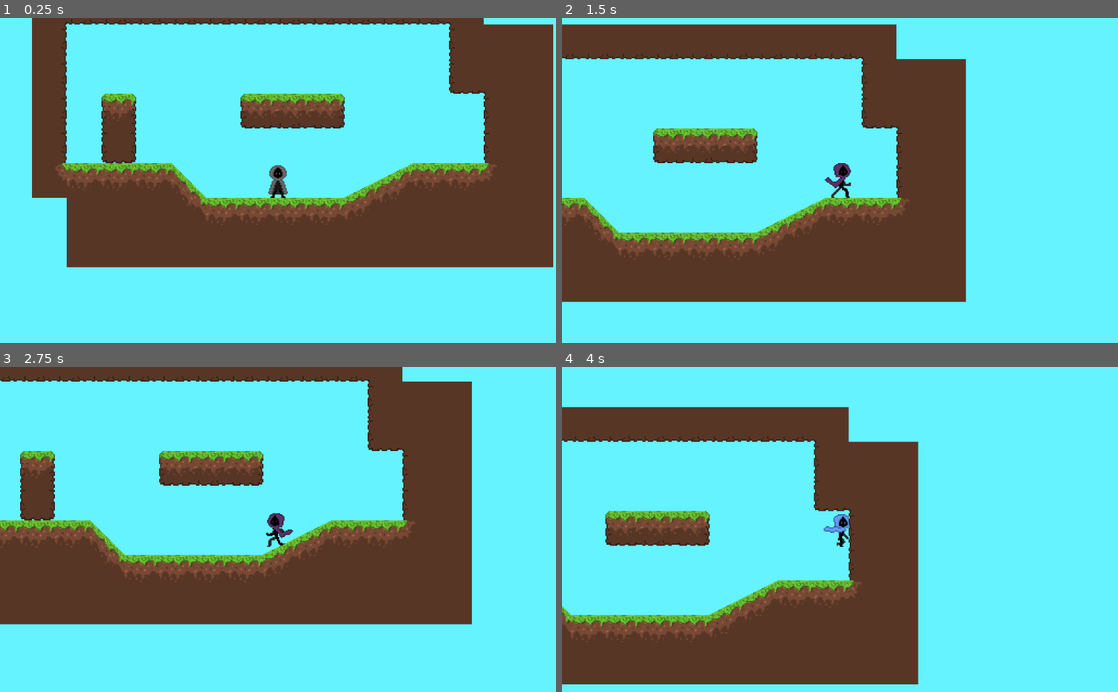
Above: before the commit, frames 1-4 (two rows, left to right).
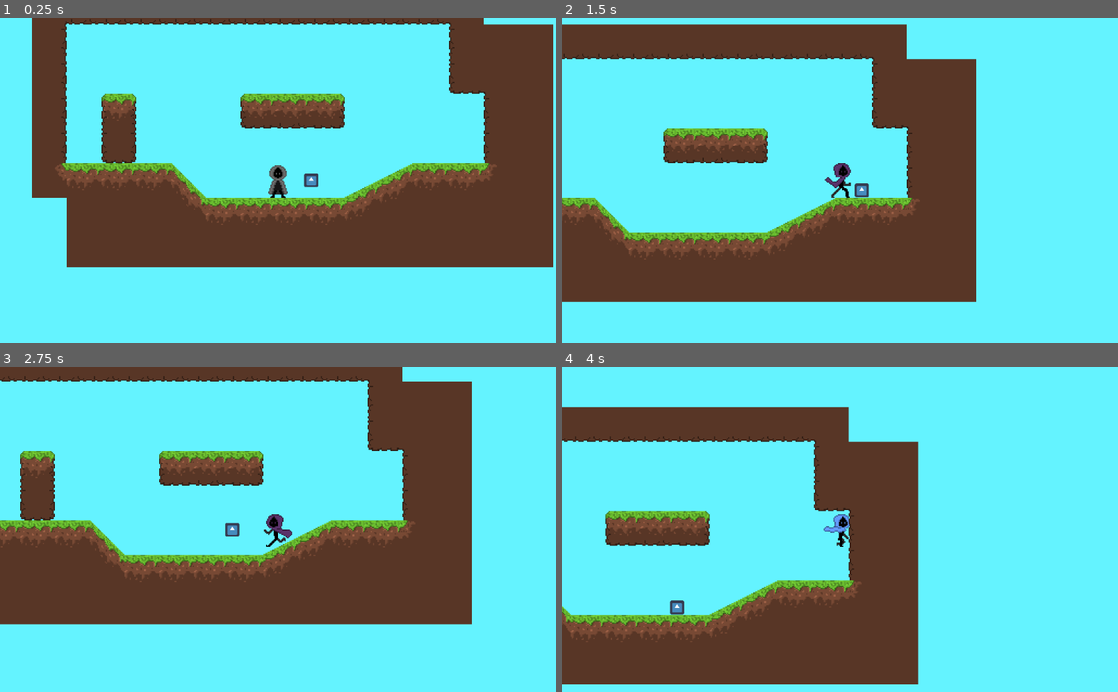
Above: after the commit, the same moments.

Repository: notfennecks/Cryptic-Crusade
Game: Godot game, scene res://Scenes/TestScene.tscn
Two runs of this game, one before a commit and one after it. Both use one fixed random seed, a clock stepped at 60 frames per second and the inputs below. The engine's default icon, where the game draws it, is replaced by a stand-in: a white triangle on a blue panel in a dark square.
Inputs (mouse positions are in pixels of both pictures, inside the frame that each line leads up to):
- Up to frame 1 (0.25 s): no input
- Up to frame 2 (1.5 s): move the mouse to (962, 164) at 0.52 s; hold D (right) from 0.53 s (still down); tap 4 (dark) at 0.6 s; tap Space (jump) at 0.77 s; move the mouse to (728, 196) at 1.27 s; click (728, 196) at 1.35 s
- Up to frame 3 (2.75 s): tap Space (jump) at 1.52 s; move the mouse to (333, 458) at 2.02 s; release D (right) at 2.03 s; hold A (left) from 2.03 s (still down); tap 2 (fire) at 2.1 s
- Up to frame 4 (4 s): move the mouse to (812, 594) at 2.77 s; release A (left) at 2.78 s; hold D (right) from 2.78 s (still down); tap 3 (ice) at 2.85 s; tap Space (jump) at 3.02, 3.77 s; move the mouse to (1006, 578) at 3.52 s; tap 5 (light) at 3.6 s

The runs differ from the first frame. In frame 1, 0.1% of the frame differs, in the area x 54-58%, y 47-53%; in frame 2, 6.1%, in the area x 0-75%, y 1-88%; in frame 3, 0.3%; in frame 4, 0.1%.

Commit message:
Script Commented

Diff:
--- /dev/null
+++ b/GodotProject/RigidBody2D.gd
@@ -0,0 +1,6 @@
+extends RigidBody2D
+
+var damage = 5
+
+func _ready():
+	pass
--- a/GodotProject/Scenes/EnemyAI.tscn
+++ b/GodotProject/Scenes/EnemyAI.tscn
@@ -7,8 +7,9 @@
 extents = Vector2( 31.8769, 33.5345 )
 
 [node name="KinematicBody2D" type="KinematicBody2D"]
+collision_layer = 8
 script = ExtResource( 1 )
-speed = 1
+speed = 150
 gravity = 500
 
 [node name="Sprite" type="Sprite" parent="."]
--- a/GodotProject/Scenes/NeutralHood.tscn
+++ b/GodotProject/Scenes/NeutralHood.tscn
@@ -6,86 +6,86 @@
 [ext_resource path="res://assets/Characters/Idle/Light/LightIdle3.png" type="Texture" id=4]
 [ext_resource path="res://assets/Characters/Idle/Light/LightIdle4.png" type="Texture" id=5]
 [ext_resource path="res://assets/Characters/Idle/Light/LightIdle5.png" type="Texture" id=6]
-[ext_resource path="res://assets/Characters/Run/Neutral/NeutralRun1.png" type="Texture" id=7]
-[ext_resource path="res://assets/Characters/Run/Neutral/NeutralRun2.png" type="Texture" id=8]
-[ext_resource path="res://assets/Characters/Run/Neutral/NeutralRun3.png" type="Texture" id=9]
-[ext_resource path="res://assets/Characters/Run/Neutral/NeutralRun4.png" type="Texture" id=10]
-[ext_resource path="res://assets/Characters/Run/Neutral/NeutralRun5.png" type="Texture" id=11]
-[ext_resource path="res://assets/Characters/Run/Neutral/NeutralRun6.png" type="Texture" id=12]
-[ext_resource path="res://assets/Characters/Run/Neutral/NeutralRun7.png" type="Texture" id=13]
-[ext_resource path="res://assets/Characters/Run/Neutral/NeutralRun8.png" type="Texture" id=14]
-[ext_resource path="res://assets/Characters/Run/Neutral/NeutralRun9.png" type="Texture" id=15]
-[ext_resource path="res://assets/Characters/Run/Neutral/NeutralRun10.png" type="Texture" id=16]
-[ext_resource path="res://assets/Characters/Run/Neutral/NeutralRun11.png" type="Texture" id=17]
-[ext_resource path="res://assets/Characters/Run/Neutral/NeutralRun12.png" type="Texture" id=18]
-[ext_resource path="res://assets/Characters/Idle/Neutral/NeutralIdle1.png" type="Texture" id=19]
-[ext_resource path="res://assets/Characters/Idle/Neutral/NeutralIdle2.png" type="Texture" id=20]
-[ext_resource path="res://assets/Characters/Idle/Neutral/NeutralIdle3.png" type="Texture" id=21]
-[ext_resource path="res://assets/Characters/Idle/Neutral/NeutralIdle4.png" type="Texture" id=22]
-[ext_resource path="res://assets/Characters/Idle/Neutral/NeutralIdle5.png" type="Texture" id=23]
-[ext_resource path="res://assets/Characters/Run/Light/LightRun1.png" type="Texture" id=24]
-[ext_resource path="res://assets/Characters/Run/Light/LightRun2.png" type="Texture" id=25]
-[ext_resource path="res://assets/Characters/Run/Light/LightRun3.png" type="Texture" id=26]
-[ext_resource path="res://assets/Characters/Run/Light/LightRun4.png" type="Texture" id=27]
-[ext_resource path="res://assets/Characters/Run/Light/LightRun5.png" type="Texture" id=28]
-[ext_resource path="res://assets/Characters/Run/Light/LightRun6.png" type="Texture" id=29]
-[ext_resource path="res://assets/Characters/Run/Light/LightRun7.png" type="Texture" id=30]
-[ext_resource path="res://assets/Characters/Run/Light/LightRun8.png" type="Texture" id=31]
-[ext_resource path="res://assets/Characters/Run/Light/LightRun9.png" type="Texture" id=32]
-[ext_resource path="res://assets/Characters/Run/Light/LightRun10.png" type="Texture" id=33]
-[ext_resource path="res://assets/Characters/Run/Light/LightRun11.png" type="Texture" id=34]
-[ext_resource path="res://assets/Characters/Run/Light/LightRun12.png" type="Texture" id=35]
-[ext_resource path="res://assets/Characters/Run/Dark/DarkRun1.png" type="Texture" id=36]
-[ext_resource path="res://assets/Characters/Run/Dark/DarkRun2.png" type="Texture" id=37]
-[ext_resource path="res://assets/Characters/Run/Dark/DarkRun3.png" type="Texture" id=38]
-[ext_resource path="res://assets/Characters/Run/Dark/DarkRun4.png" type="Texture" id=39]
-[ext_resource path="res://assets/Characters/Run/Dark/DarkRun5.png" type="Texture" id=40]
-[ext_resource path="res://assets/Characters/Run/Dark/DarkRun6.png" type="Texture" id=41]
-[ext_resource path="res://assets/Characters/Run/Dark/DarkRun7.png" type="Texture" id=42]
-[ext_resource path="res://assets/Characters/Run/Dark/DarkRun8.png" type="Texture" id=43]
-[ext_resource path="res://assets/Characters/Run/Dark/DarkRun9.png" type="Texture" id=44]
-[ext_resource path="res://assets/Characters/Run/Dark/DarkRun10.png" type="Texture" id=45]
-[ext_resource path="res://assets/Characters/Run/Dark/DarkRun11.png" type="Texture" id=46]
-[ext_resource path="res://assets/Characters/Run/Dark/DarkRun12.png" type="Texture" id=47]
-[ext_resource path="res://assets/Characters/Run/Ice/IceRun1.png" type="Texture" id=48]
-[ext_resource path="res://assets/Characters/Run/Ice/IceRun2.png" type="Texture" id=49]
-[ext_resource path="res://assets/Characters/Run/Ice/IceRun3.png" type="Texture" id=50]
-[ext_resource path="res://assets/Characters/Run/Ice/IceRun4.png" type="Texture" id=51]
-[ext_resource path="res://assets/Characters/Run/Ice/IceRun5.png" type="Texture" id=52]
-[ext_resource path="res://assets/Characters/Run/Ice/IceRun6.png" type="Texture" id=53]
-[ext_resource path="res://assets/Characters/Run/Ice/IceRun7.png" type="Texture" id=54]
-[ext_resource path="res://assets/Characters/Run/Ice/IceRun8.png" type="Texture" id=55]
-[ext_resource path="res://assets/Characters/Run/Ice/IceRun9.png" type="Texture" id=56]
-[ext_resource path="res://assets/Characters/Run/Ice/IceRun10.png" type="Texture" id=57]
-[ext_resource path="res://assets/Characters/Run/Ice/IceRun11.png" type="Texture" id=58]
-[ext_resource path="res://assets/Characters/Run/Ice/IceRun12.png" type="Texture" id=59]
-[ext_resource path="res://assets/Characters/Run/Fire/FireRun1.png" type="Texture" id=60]
-[ext_resource path="res://assets/Characters/Run/Fire/FireRun2.png" type="Texture" id=61]
-[ext_resource path="res://assets/Characters/Run/Fire/FireRun3.png" type="Texture" id=62]
-[ext_resource path="res://assets/Characters/Run/Fire/FireRun4.png" type="Texture" id=63]
-[ext_resource path="res://assets/Characters/Run/Fire/FireRun5.png" type="Texture" id=64]
-[ext_resource path="res://assets/Characters/Run/Fire/FireRun6.png" type="Texture" id=65]
-[ext_resource path="res://assets/Characters/Run/Fire/FireRun7.png" type="Texture" id=66]
-[ext_resource path="res://assets/Characters/Run/Fire/FireRun8.png" type="Texture" id=67]
-[ext_resource path="res://assets/Characters/Run/Fire/FireRun9.png" type="Texture" id=68]
-[ext_resource path="res://assets/Characters/Run/Fire/FireRun10.png" type="Texture" id=69]
-[ext_resource path="res://assets/Characters/Run/Fire/FireRun11.png" type="Texture" id=70]
-[ext_resource path="res://assets/Characters/Run/Fire/FireRun12.png" type="Texture" id=71]
-[ext_resource path="res://assets/Characters/Idle/Fire/FireIdle1.png" type="Texture" id=72]
-[ext_resource path="res://assets/Characters/Idle/Fire/FireIdle2.png" type="Texture" id=73]
-[ext_resource path="res://assets/Characters/Idle/Fire/FireIdle3.png" type="Texture" id=74]
-[ext_resource path="res://assets/Characters/Idle/Fire/FireIdle4.png" type="Texture" id=75]
-[ext_resource path="res://assets/Characters/Idle/Fire/FireIdle5.png" type="Texture" id=76]
-[ext_resource path="res://assets/Characters/Idle/Dark/DarkIdle1.png" type="Texture" id=77]
-[ext_resource path="res://assets/Characters/Idle/Dark/DarkIdle2.png" type="Texture" id=78]
-[ext_resource path="res://assets/Characters/Idle/Dark/DarkIdle3.png" type="Texture" id=79]
-[ext_resource path="res://assets/Characters/Idle/Dark/DarkIdle4.png" type="Texture" id=80]
-[ext_resource path="res://assets/Characters/Idle/Dark/DarkIdle5.png" type="Texture" id=81]
-[ext_resource path="res://assets/Characters/Idle/Ice/IceIdle1.png" type="Texture" id=82]
-[ext_resource path="res://assets/Characters/Idle/Ice/IceIdle2.png" type="Texture" id=83]
-[ext_resource path="res://assets/Characters/Idle/Ice/IceIdle3.png" type="Texture" id=84]
-[ext_resource path="res://assets/Characters/Idle/Ice/IceIdle4.png" type="Texture" id=85]
-[ext_resource path="res://assets/Characters/Idle/Ice/IceIdle5.png" type="Texture" id=86]
+[ext_resource path="res://assets/Characters/Run/Ice/IceRun1.png" type="Texture" id=7]
+[ext_resource path="res://assets/Characters/Run/Ice/IceRun2.png" type="Texture" id=8]
+[ext_resource path="res://assets/Characters/Run/Ice/IceRun3.png" type="Texture" id=9]
+[ext_resource path="res://assets/Characters/Run/Ice/IceRun4.png" type="Texture" id=10]
+[ext_resource path="res://assets/Characters/Run/Ice/IceRun5.png" type="Texture" id=11]
+[ext_resource path="res://assets/Characters/Run/Ice/IceRun6.png" type="Texture" id=12]
+[ext_resource path="res://assets/Characters/Run/Ice/IceRun7.png" type="Texture" id=13]
+[ext_resource path="res://assets/Characters/Run/Ice/IceRun8.png" type="Texture" id=14]
+[ext_resource path="res://assets/Characters/Run/Ice/IceRun9.png" type="Texture" id=15]
+[ext_resource path="res://assets/Characters/Run/Ice/IceRun10.png" type="Texture" id=16]
+[ext_resource path="res://assets/Characters/Run/Ice/IceRun11.png" type="Texture" id=17]
+[ext_resource path="res://assets/Characters/Run/Ice/IceRun12.png" type="Texture" id=18]
+[ext_resource path="res://assets/Characters/Run/Fire/FireRun1.png" type="Texture" id=19]
+[ext_resource path="res://assets/Characters/Run/Fire/FireRun2.png" type="Texture" id=20]
+[ext_resource path="res://assets/Characters/Run/Fire/FireRun3.png" type="Texture" id=21]
+[ext_resource path="res://assets/Characters/Run/Fire/FireRun4.png" type="Texture" id=22]
+[ext_resource path="res://assets/Characters/Run/Fire/FireRun5.png" type="Texture" id=23]
+[ext_resource path="res://assets/Characters/Run/Fire/FireRun6.png" type="Texture" id=24]
+[ext_resource path="res://assets/Characters/Run/Fire/FireRun7.png" type="Texture" id=25]
+[ext_resource path="res://assets/Characters/Run/Fire/FireRun8.png" type="Texture" id=26]
+[ext_resource path="res://assets/Characters/Run/Fire/FireRun9.png" type="Texture" id=27]
+[ext_resource path="res://assets/Characters/Run/Fire/FireRun10.png" type="Texture" id=28]
+[ext_resource path="res://assets/Characters/Run/Fire/FireRun11.png" type="Texture" id=29]
+[ext_resource path="res://assets/Characters/Run/Fire/FireRun12.png" type="Texture" id=30]
+[ext_resource path="res://assets/Characters/Idle/Ice/IceIdle1.png" type="Texture" id=31]
+[ext_resource path="res://assets/Characters/Idle/Ice/IceIdle2.png" type="Texture" id=32]
+[ext_resource path="res://assets/Characters/Idle/Ice/IceIdle3.png" type="Texture" id=33]
+[ext_resource path="res://assets/Characters/Idle/Ice/IceIdle4.png" type="Texture" id=34]
+[ext_resource path="res://assets/Characters/Idle/Ice/IceIdle5.png" type="Texture" id=35]
+[ext_resource path="res://assets/Characters/Idle/Dark/DarkIdle1.png" type="Texture" id=36]
+[ext_resource path="res://assets/Characters/Idle/Dark/DarkIdle2.png" type="Texture" id=37]
+[ext_resource path="res://assets/Characters/Idle/Dark/DarkIdle3.png" type="Texture" id=38]
+[ext_resource path="res://assets/Characters/Idle/Dark/DarkIdle4.png" type="Texture" id=39]
+[ext_resource path="res://assets/Characters/Idle/Dark/DarkIdle5.png" type="Texture" id=40]
+[ext_resource path="res://assets/Characters/Idle/Fire/FireIdle1.png" type="Texture" id=41]
+[ext_resource path="res://assets/Characters/Idle/Fire/FireIdle2.png" type="Texture" id=42]
+[ext_resource path="res://assets/Characters/Idle/Fire/FireIdle3.png" type="Texture" id=43]
+[ext_resource path="res://assets/Characters/Idle/Fire/FireIdle4.png" type="Texture" id=44]
+[ext_resource path="res://assets/Characters/Idle/Fire/FireIdle5.png" type="Texture" id=45]
+[ext_resource path="res://assets/Characters/Run/Neutral/NeutralRun1.png" type="Texture" id=46]
+[ext_resource path="res://assets/Characters/Run/Neutral/NeutralRun2.png" type="Texture" id=47]
+[ext_resource path="res://assets/Characters/Run/Neutral/NeutralRun3.png" type="Texture" id=48]
+[ext_resource path="res://assets/Characters/Run/Neutral/NeutralRun4.png" type="Texture" id=49]
+[ext_resource path="res://assets/Characters/Run/Neutral/NeutralRun5.png" type="Texture" id=50]
+[ext_resource path="res://assets/Characters/Run/Neutral/NeutralRun6.png" type="Texture" id=51]
+[ext_resource path="res://assets/Characters/Run/Neutral/NeutralRun7.png" type="Texture" id=52]
+[ext_resource path="res://assets/Characters/Run/Neutral/NeutralRun8.png" type="Texture" id=53]
+[ext_resource path="res://assets/Characters/Run/Neutral/NeutralRun9.png" type="Texture" id=54]
+[ext_resource path="res://assets/Characters/Run/Neutral/NeutralRun10.png" type="Texture" id=55]
+[ext_resource path="res://assets/Characters/Run/Neutral/NeutralRun11.png" type="Texture" id=56]
+[ext_resource path="res://assets/Characters/Run/Neutral/NeutralRun12.png" type="Texture" id=57]
+[ext_resource path="res://assets/Characters/Idle/Neutral/NeutralIdle1.png" type="Texture" id=58]
+[ext_resource path="res://assets/Characters/Idle/Neutral/NeutralIdle2.png" type="Texture" id=59]
+[ext_resource path="res://assets/Characters/Idle/Neutral/NeutralIdle3.png" type="Texture" id=60]
+[ext_resource path="res://assets/Characters/Idle/Neutral/NeutralIdle4.png" type="Texture" id=61]
+[ext_resource path="res://assets/Characters/Idle/Neutral/NeutralIdle5.png" type="Texture" id=62]
+[ext_resource path="res://assets/Characters/Run/Light/LightRun1.png" type="Texture" id=63]
+[ext_resource path="res://assets/Characters/Run/Light/LightRun2.png" type="Texture" id=64]
+[ext_resource path="res://assets/Characters/Run/Light/LightRun3.png" type="Texture" id=65]
+[ext_resource path="res://assets/Characters/Run/Light/LightRun4.png" type="Texture" id=66]
+[ext_resource path="res://assets/Characters/Run/Light/LightRun5.png" type="Texture" id=67]
+[ext_resource path="res://assets/Characters/Run/Light/LightRun6.png" type="Texture" id=68]
+[ext_resource path="res://assets/Characters/Run/Light/LightRun7.png" type="Texture" id=69]
+[ext_resource path="res://assets/Characters/Run/Light/LightRun8.png" type="Texture" id=70]
+[ext_resource path="res://assets/Characters/Run/Light/LightRun9.png" type="Texture" id=71]
+[ext_resource path="res://assets/Characters/Run/Light/LightRun10.png" type="Texture" id=72]
+[ext_resource path="res://assets/Characters/Run/Light/LightRun11.png" type="Texture" id=73]
+[ext_resource path="res://assets/Characters/Run/Light/LightRun12.png" type="Texture" id=74]
+[ext_resource path="res://assets/Characters/Run/Dark/DarkRun1.png" type="Texture" id=75]
+[ext_resource path="res://assets/Characters/Run/Dark/DarkRun2.png" type="Texture" id=76]
+[ext_resource path="res://assets/Characters/Run/Dark/DarkRun3.png" type="Texture" id=77]
+[ext_resource path="res://assets/Characters/Run/Dark/DarkRun4.png" type="Texture" id=78]
+[ext_resource path="res://assets/Characters/Run/Dark/DarkRun5.png" type="Texture" id=79]
+[ext_resource path="res://assets/Characters/Run/Dark/DarkRun6.png" type="Texture" id=80]
+[ext_resource path="res://assets/Characters/Run/Dark/DarkRun7.png" type="Texture" id=81]
+[ext_resource path="res://assets/Characters/Run/Dark/DarkRun8.png" type="Texture" id=82]
+[ext_resource path="res://assets/Characters/Run/Dark/DarkRun9.png" type="Texture" id=83]
+[ext_resource path="res://assets/Characters/Run/Dark/DarkRun10.png" type="Texture" id=84]
+[ext_resource path="res://assets/Characters/Run/Dark/DarkRun11.png" type="Texture" id=85]
+[ext_resource path="res://assets/Characters/Run/Dark/DarkRun12.png" type="Texture" id=86]
 
 [sub_resource type="SpriteFrames" id=1]
 animations = [ {
@@ -96,48 +96,48 @@
 }, {
 "frames": [ ExtResource( 7 ), ExtResource( 8 ), ExtResource( 9 ), ExtResource( 10 ), ExtResource( 11 ), ExtResource( 12 ), ExtResource( 13 ), ExtResource( 14 ), ExtResource( 15 ), ExtResource( 16 ), ExtResource( 17 ), ExtResource( 18 ) ],
 "loop": true,
+"name": "Run_Ice",
+"speed": 15.0
+}, {
+"frames": [ ExtResource( 19 ), ExtResource( 20 ), ExtResource( 21 ), ExtResource( 22 ), ExtResource( 23 ), ExtResource( 24 ), ExtResource( 25 ), ExtResource( 26 ), ExtResource( 27 ), ExtResource( 28 ), ExtResource( 29 ), ExtResource( 30 ) ],
+"loop": true,
+"name": "Run_Fire",
+"speed": 15.0
+}, {
+"frames": [ ExtResource( 31 ), ExtResource( 32 ), ExtResource( 33 ), ExtResource( 34 ), ExtResource( 35 ) ],
+"loop": true,
+"name": "Idle_Ice",
+"speed": 5.0
+}, {
+"frames": [ ExtResource( 36 ), ExtResource( 37 ), ExtResource( 38 ), ExtResource( 39 ), ExtResource( 40 ) ],
+"loop": true,
+"name": "Idle_Dark",
+"speed": 5.0
+}, {
+"frames": [ ExtResource( 41 ), ExtResource( 42 ), ExtResource( 43 ), ExtResource( 44 ), ExtResource( 45 ) ],
+"loop": true,
+"name": "Idle_Fire",
+"speed": 5.0
+}, {
+"frames": [ ExtResource( 46 ), ExtResource( 47 ), ExtResource( 48 ), ExtResource( 49 ), ExtResource( 50 ), ExtResource( 51 ), ExtResource( 52 ), ExtResource( 53 ), ExtResource( 54 ), ExtResource( 55 ), ExtResource( 56 ), ExtResource( 57 ) ],
+"loop": true,
 "name": "Run_Neutral",
 "speed": 15.0
 }, {
-"frames": [ ExtResource( 19 ), ExtResource( 20 ), ExtResource( 21 ), ExtResource( 22 ), ExtResource( 23 ) ],
+"frames": [ ExtResource( 58 ), ExtResource( 59 ), ExtResource( 60 ), ExtResource( 61 ), ExtResource( 62 ) ],
 "loop": true,
 "name": "Idle_Neutral",
 "speed": 5.0
 }, {
-"frames": [ ExtResource( 24 ), ExtResource( 25 ), ExtResource( 26 ), ExtResource( 27 ), ExtResource( 28 ), ExtResource( 29 ), ExtResource( 30 ), ExtResource( 31 ), ExtResource( 32 ), ExtResource( 33 ), ExtResource( 34 ), ExtResource( 35 ) ],
+"frames": [ ExtResource( 63 ), ExtResource( 64 ), ExtResource( 65 ), ExtResource( 66 ), ExtResource( 67 ), ExtResource( 68 ), ExtResource( 69 ), ExtResource( 70 ), ExtResource( 71 ), ExtResource( 72 ), ExtResource( 73 ), ExtResource( 74 ) ],
 "loop": true,
 "name": "Run_Light",
 "speed": 15.0
 }, {
-"frames": [ ExtResource( 36 ), ExtResource( 37 ), ExtResource( 38 ), ExtResource( 39 ), ExtResource( 40 ), ExtResource( 41 ), ExtResource( 42 ), ExtResource( 43 ), ExtResource( 44 ), ExtResource( 45 ), ExtResource( 46 ), ExtResource( 47 ) ],
+"frames": [ ExtResource( 75 ), ExtResource( 76 ), ExtResource( 77 ), ExtResource( 78 ), ExtResource( 79 ), ExtResource( 80 ), ExtResource( 81 ), ExtResource( 82 ), ExtResource( 83 ), ExtResource( 84 ), ExtResource( 85 ), ExtResource( 86 ) ],
 "loop": true,
 "name": "Run_Dark",
 "speed": 15.0
-}, {
-"frames": [ ExtResource( 48 ), ExtResource( 49 ), ExtResource( 50 ), ExtResource( 51 ), ExtResource( 52 ), ExtResource( 53 ), ExtResource( 54 ), ExtResource( 55 ), ExtResource( 56 ), ExtResource( 57 ), ExtResource( 58 ), ExtResource( 59 ) ],
-"loop": true,
-"name": "Run_Ice",
-"speed": 15.0
-}, {
-"frames": [ ExtResource( 60 ), ExtResource( 61 ), ExtResource( 62 ), ExtResource( 63 ), ExtResource( 64 ), ExtResource( 65 ), ExtResource( 66 ), ExtResource( 67 ), ExtResource( 68 ), ExtResource( 69 ), ExtResource( 70 ), ExtResource( 71 ) ],
-"loop": true,
-"name": "Run_Fire",
-"speed": 15.0
-}, {
-"frames": [ ExtResource( 72 ), ExtResource( 73 ), ExtResource( 74 ), ExtResource( 75 ), ExtResource( 76 ) ],
-"loop": true,
-"name": "Idle_Fire",
-"speed": 5.0
-}, {
-"frames": [ ExtResource( 77 ), ExtResource( 78 ), ExtResource( 79 ), ExtResource( 80 ), ExtResource( 81 ) ],
-"loop": true,
-"name": "Idle_Dark",
-"speed": 5.0
-}, {
-"frames": [ ExtResource( 82 ), ExtResource( 83 ), ExtResource( 84 ), ExtResource( 85 ), ExtResource( 86 ) ],
-"loop": true,
-"name": "Idle_Ice",
-"speed": 5.0
 } ]
 
 [sub_resource type="CapsuleShape2D" id=2]
@@ -174,7 +174,6 @@
 points = PoolVector2Array( 0, 0, 0, 0 )
 width = 4.0
 default_color = Color( 1, 1, 1, 1 )
-texture_mode = 1059061760
 
 [node name="DashTween" type="Tween" parent="."]
 
--- a/GodotProject/Scenes/TestScene.tscn
+++ b/GodotProject/Scenes/TestScene.tscn
@@ -1,7 +1,8 @@
-[gd_scene load_steps=24 format=2]
+[gd_scene load_steps=25 format=2]
 
 [ext_resource path="res://Scenes/NeutralHood.tscn" type="PackedScene" id=1]
 [ext_resource path="res://assets/Tilesets/TileSetGrass.png" type="Texture" id=2]
+[ext_resource path="res://Scenes/EnemyAI.tscn" type="PackedScene" id=3]
 
 [sub_resource type="ConvexPolygonShape2D" id=1]
 points = PoolVector2Array( 0, 0, 32, 0, 32, 32, 0, 32 )
@@ -511,3 +512,8 @@
 collision_mask = 29
 format = 1
 tile_data = PoolIntArray( -393223, 9, 0, -393222, 13, 0, -393221, 13, 0, -393220, 13, 0, -393219, 13, 0, -393218, 13, 0 …(894 unchanged characters)…
+
+[node name="KinematicBody2D" parent="." instance=ExtResource( 3 )]
+position = Vector2( 45.7732, -38.7311 )
+scale = Vector2( 0.2, 0.2 )
+speed = 150
--- a/GodotProject/Scripts/EnemyAI.gd
+++ b/GodotProject/Scripts/EnemyAI.gd
@@ -1,22 +1,21 @@
 extends KinematicBody2D
 
-export (int) var speed
-export (int) var gravity
+export (int) var speed #export speed
+export (int) var gravity #export gravity
 
-var velocity = Vector2()
-var facing = 1
+var velocity = Vector2() #velocity is a Vector2 value
+var facing = 1 #facing hsa a value of 1
 
 func _ready():
-	pass # Replace with function body.
+	pass
 
 func _physics_process(delta):
-	#$Sprite.flip_h = velocity.x > 0
-	#velocity.y += gravity * delta
-	#velocity.x = facing * speed
-	#velocity = move_and_slide(velocity,Vector2(0,-1))
-
-	for idx in range(get_slide_count()):
-		var collision = get_slide_collision(idx)
-		if collision.normal.x != 0:
-			facing = sign(collision.normal.x)
-			velocity.y = -100
+	$Sprite.flip_h = velocity.x > 0 #flip the sprite if he is going the other way so it does not look like hes moonwalking
+	velocity.y += gravity * delta #identify y velocity
+	velocity.x = facing * speed #identify the x velocity
+	velocity = move_and_slide(velocity,Vector2(0,-1)) #change what velocity means only in this function
+	for idx in range(get_slide_count()): #loop until you detect the collision or loop and count how many times you collide
+		var collision = get_slide_collision(idx) #give info about last collision in move and slide
+		if collision.normal.x != 0: #if the collisions x position is not 0
+			facing = sign(collision.normal.x) #explain what is facing in the function
+			velocity.y = -100 #turn the y velocity to -100
--- /dev/null
+++ b/GodotProject/Sword.tscn
@@ -0,0 +1,20 @@
+[gd_scene load_steps=4 format=2]
+
+[ext_resource path="res://RigidBody2D.gd" type="Script" id=1]
+[ext_resource path="res://icon.png" type="Texture" id=2]
+
+[sub_resource type="RectangleShape2D" id=1]
+extents = Vector2( 32.8649, 32.1144 )
+
+[node name="Node2D" type="Node2D"]
+
+[node name="RigidBody2D" type="RigidBody2D" parent="."]
+collision_mask = 8
+script = ExtResource( 1 )
+
+[node name="CollisionShape2D" type="CollisionShape2D" parent="RigidBody2D"]
+scale = Vector2( 0.05, 0.7 )
+shape = SubResource( 1 )
+
+[node name="Sprite" type="Sprite" parent="RigidBody2D/CollisionShape2D"]
+texture = ExtResource( 2 )
